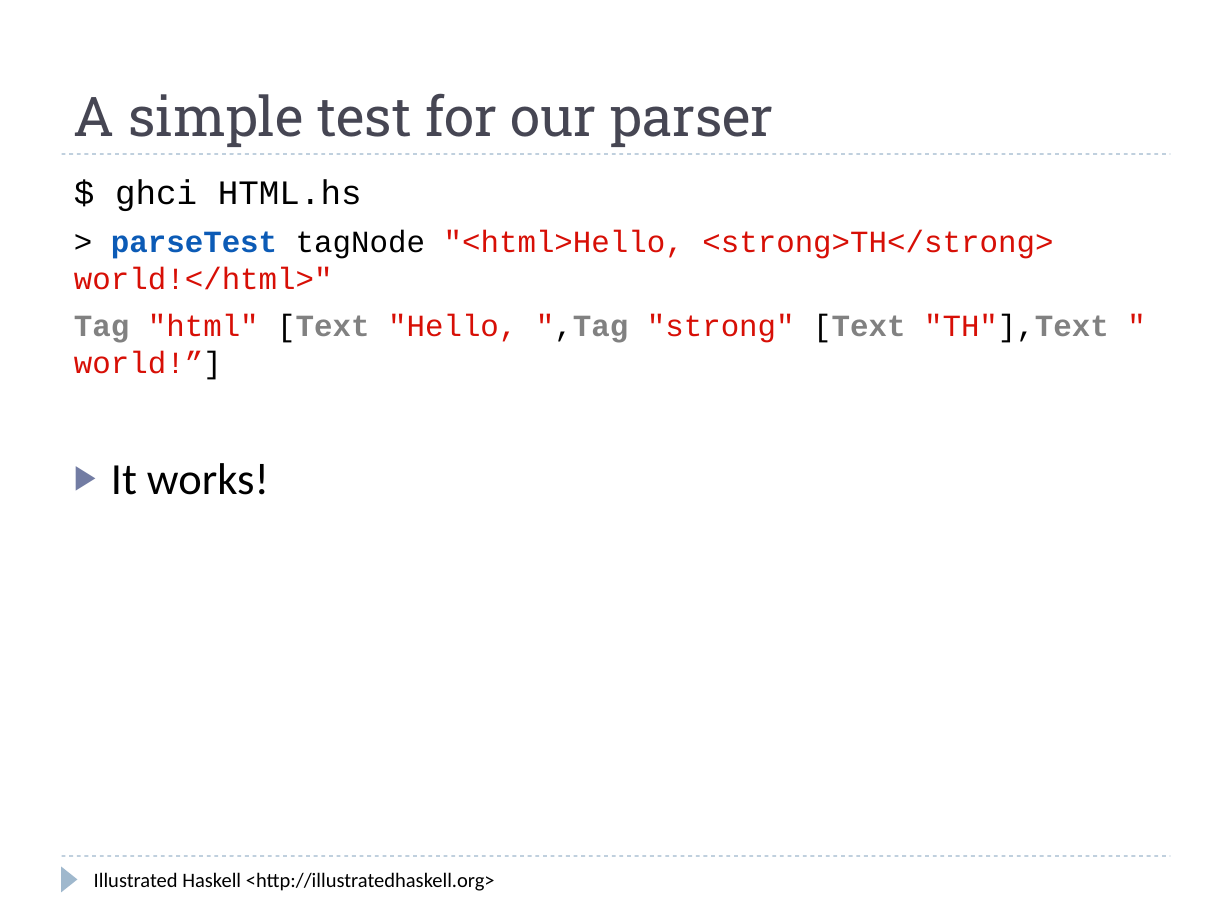
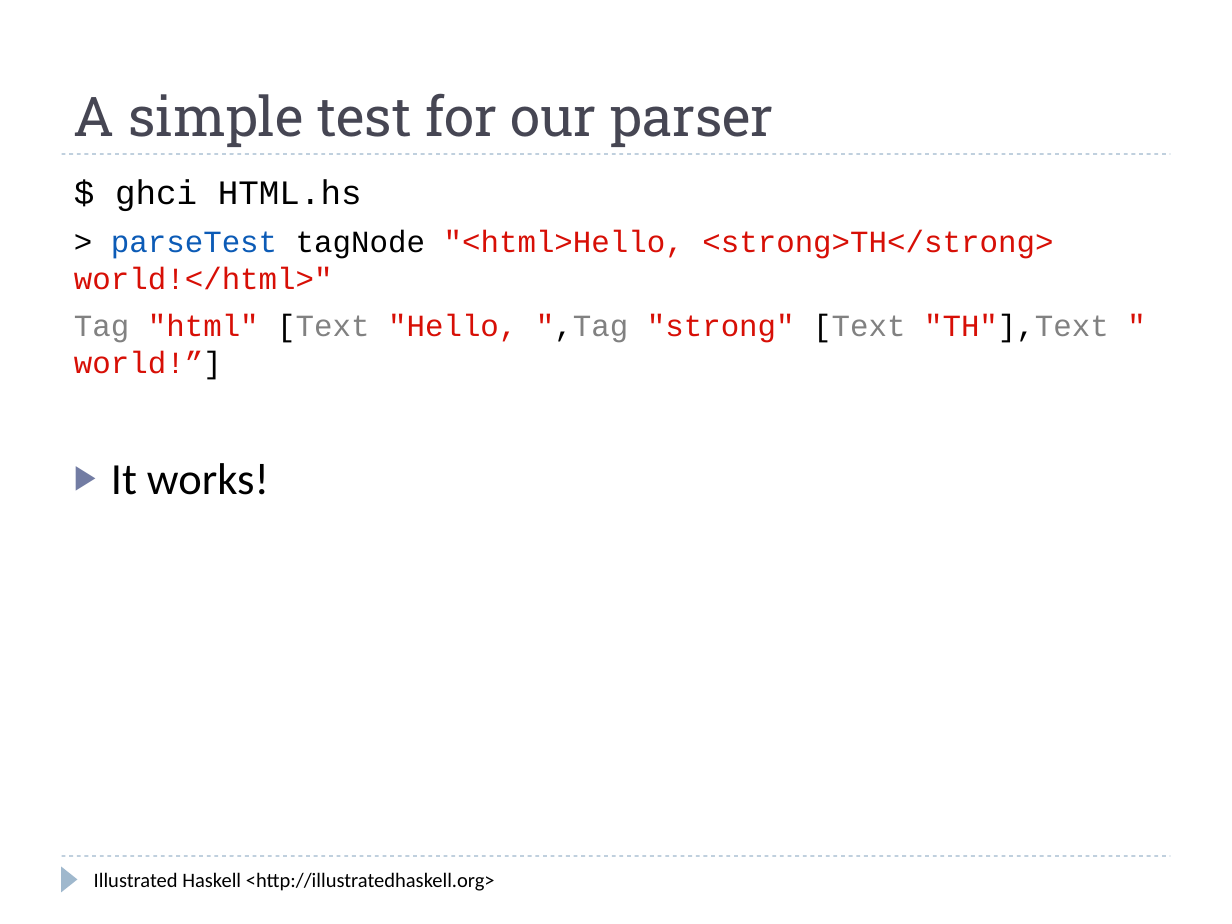
Before and after one commit to kizzx2/illustrated-haskell, a slide deck: slide 14 of template-haskell-tutorial/template-haskell-tutorial.odp. Drawn at 1232x924 pixels with LibreOffice and Linux fonts; fonts in the diff are those of the drawing. Boxes give left, top, right and bottom in pixels: in the first picture for what was removed or moved away, otherwise in the second. Text is boxed around its words. In the diff, an @@ line names an element or a change of style, - is before the commit and + after.

```diff
--- a/template-haskell-tutorial/template-haskell-tutorial.odp
+++ b/template-haskell-tutorial/template-haskell-tutorial.odp
@@ text at <box>74,230,1109,380</box>: bold off in "parseTest", "Tag [Text ",Tag [Text "TH"],Text" @@
```
Also in this commit, not shown: 4 other slides changed, 1 slide added.
